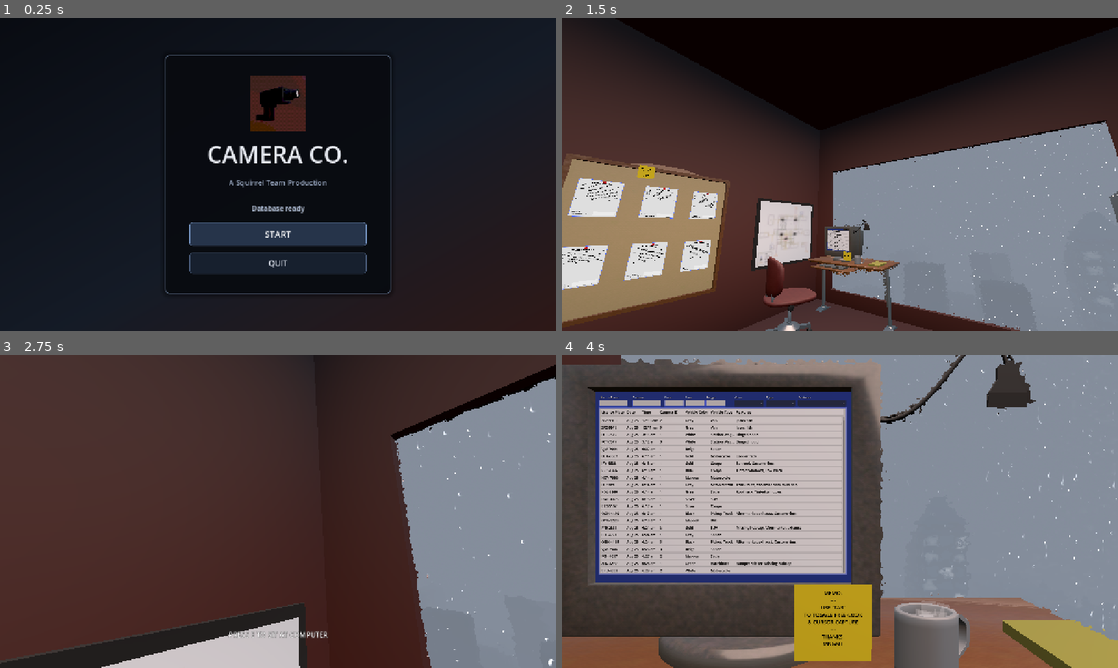
Above: before the commit, frames 1-4 (two rows, left to right).
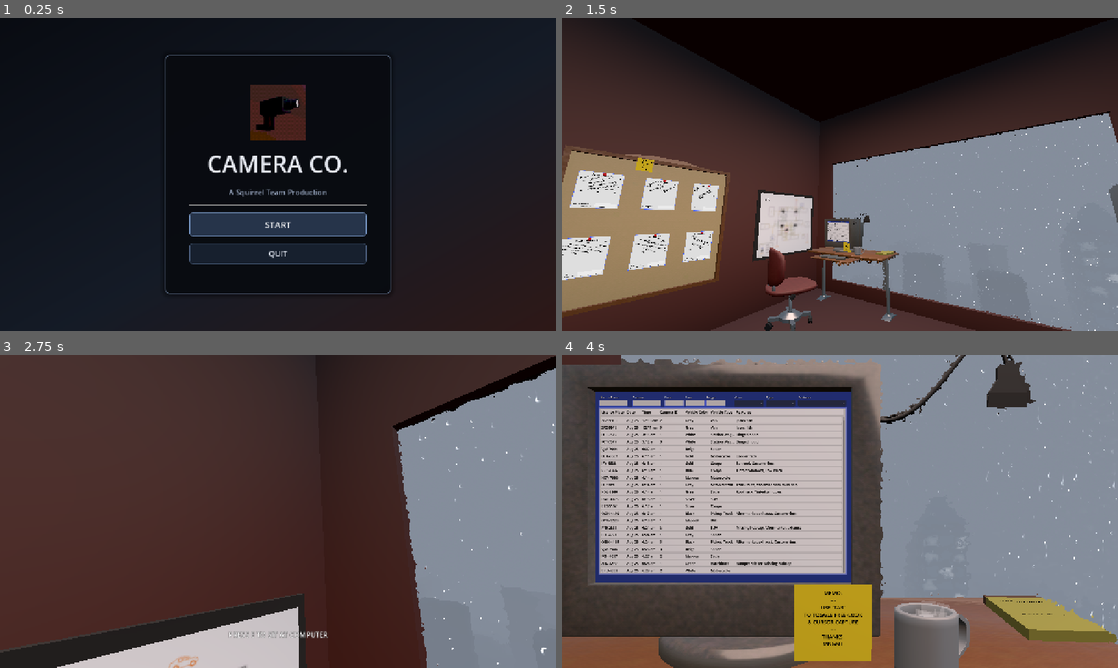
Above: after the commit, the same moments.

Repository: Ciph3rzer0/brackeys-2026.2-trust-no-one
Game: Godot game, scene res://ui/StartMenu.tscn
Two runs of this game, one before a commit and one after it. Both use one fixed random seed, a clock stepped at 60 frames per second and the inputs below.
Inputs (mouse positions are in pixels of both pictures, inside the frame that each line leads up to):
- Up to frame 1 (0.25 s): no input
- Up to frame 2 (1.5 s): click "START" at 0.5 s; tap Enter at 1.25 s; move the mouse to (867, 174) at 1.27 s; hold W (pc_forward) from 1.28 s (still down); hold E (pc_interact) from 1.28 s (still down); click (867, 174) at 1.42 s
- Up to frame 3 (2.75 s): keep holding W (pc_forward); tap Space at 1.52, 2.27 s; move the mouse to (250, 511) at 2.02 s; release E (pc_interact) at 2.03 s; tap E (pc_interact) at 2.1 s; click (250, 511) at 2.17 s
- Up to frame 4 (4 s): tap E (pc_interact) at 2.75, 3.05 s; move the mouse to (851, 505) at 2.77 s; hold Ctrl 2.78-3.5 s; click (851, 505) at 2.92 s; release W (pc_forward) at 3.5 s; drag from (812, 574) to (673, 464) at 3.52 s

The runs differ from the first frame. In frame 1, 6.6% of the frame differs, in the area x 34-66%, y 18-82%; in frame 2, 13%, in the area x 0-100%, y 26-100%; in frame 3, 5.2%; in frame 4, 3.2%.

Commit message:
author credits

Diff:
--- a/autoloads/quest_system.gd
+++ b/autoloads/quest_system.gd
@@ -37,7 +37,11 @@
 	case_statistics_changed.emit(resolved_cases, lawsuit_cases)
 
 
-func register_report(report: CrimeReport3D) -> void:
+func reserve_cases(amount: int) -> void:
+	total_cases += maxi(0, amount)
+
+
+func register_report(report: CrimeReport3D, count_as_new_case := true) -> void:
 	if !is_instance_valid(report):
 		return
 
@@ -46,7 +50,8 @@
 		return
 
 	_report_states[report_id] = REPORT_OPEN
-	total_cases += 1
+	if count_as_new_case:
+		total_cases += 1
 
 
 func mark_report_binned(report: CrimeReport3D) -> void:
--- a/scenes/case_stats_display_3d.tscn
+++ b/scenes/case_stats_display_3d.tscn
@@ -1,6 +1,6 @@
-[gd_scene load_steps=4 format=3]
+[gd_scene format=3 uid="uid://0c1s8aps4srg"]
 
-[ext_resource type="Script" path="res://scripts/case_stats_display_3d.gd" id="1_stats_script"]
+[ext_resource type="Script" uid="uid://by77s0uuom12c" path="res://scripts/case_stats_display_3d.gd" id="1_stats_script"]
 
 [sub_resource type="StandardMaterial3D" id="StandardMaterial3D_card"]
 shading_mode = 0
@@ -10,21 +10,21 @@
 material = SubResource("StandardMaterial3D_card")
 size = Vector2(2.3, 1.15)
 
-[node name="CaseStatsDisplay3D" type="Node3D"]
+[node name="CaseStatsDisplay3D" type="Node3D" unique_id=2049659646]
 script = ExtResource("1_stats_script")
 
-[node name="Plane" type="MeshInstance3D" parent="."]
+[node name="Plane" type="MeshInstance3D" parent="." unique_id=1495769447]
 mesh = SubResource("QuadMesh_card")
 
-[node name="StatsLabel" type="Label3D" parent="."]
-position = Vector3(0, 0, 0.006)
+[node name="StatsLabel" type="Label3D" parent="." unique_id=521055477]
+transform = Transform3D(1.6942799, 0, 0, 0, 1.6942799, 0, 0, 0, 1.6942799, -0.841431, 0, 0.006)
+pixel_size = 0.0025
 modulate = Color(0.06, 0.055, 0.045, 1)
 text = "Resolved cases: 0
 Unresolved cases: 0
 Trash bin cases: 0
 Cases resulting in lawsuits: 0"
-pixel_size = 0.0025
 font_size = 30
 outline_size = 0
+horizontal_alignment = 0
 width = 820.0
-horizontal_alignment = 0
--- a/scenes/corkboard.tscn
+++ b/scenes/corkboard.tscn
@@ -28,7 +28,7 @@
 transform = Transform3D(1, 0, 0, 0, 1, 0, 0, 0, 1, 0.06466091, -0.07382575, -0.2173571)
 
 [node name="memo" type="MeshInstance3D" parent="corkboard2" unique_id=1757999416]
-transform = Transform3D(-0.0025691744, -0.091785185, 0, 0.091785185, -0.0025691744, 0, 0, 0, 0.091821134, -0.0890159, 1.303595, -0.47683355)
+transform = Transform3D(-0.0025691744, -0.091785185, 0, 0.091785185, -0.0025691744, 0, 0, 0, 0.091821134, -0.010012686, 1.303595, -0.47683355)
 mesh = SubResource("PlaneMesh_iwwb2")
 
 [node name="Label3D" type="Label3D" parent="corkboard2/memo" unique_id=512820567]
--- a/scenes/office.tscn
+++ b/scenes/office.tscn
@@ -12,7 +12,6 @@
 [ext_resource type="PackedScene" uid="uid://c8wp7jb7ymwmc" path="res://scenes/report_clamp.tscn" id="10_6hbky"]
 [ext_resource type="PackedScene" uid="uid://bxc4ceq66ael3" path="res://scenes/player.tscn" id="10_gnmmx"]
 [ext_resource type="PackedScene" uid="uid://cu5og6niixvj7" path="res://assets/models/office/door.glb" id="12_wruke"]
-[ext_resource type="PackedScene" uid="uid://bosjilrctrsn7" path="res://assets/models/office/gooseneckTablet.glb" id="13_wruke"]
 [ext_resource type="Shader" uid="uid://clgq4liepl864" path="res://assets/shaders/city.gdshader" id="15_jp1e5"]
 [ext_resource type="PackedScene" uid="uid://cc4ldgg13mc2w" path="res://scenes/corkboard.tscn" id="16_07d2k"]
 [ext_resource type="PackedScene" uid="uid://b085wqdb2gvpt" path="res://scenes/coffeeCup.tscn" id="16_gnmmx"]
@@ -61,6 +60,12 @@
 
 [sub_resource type="BoxMesh" id="BoxMesh_3u7yi"]
 material = SubResource("StandardMaterial3D_eet0l")
+
+[sub_resource type="StandardMaterial3D" id="StandardMaterial3D_42gc7"]
+albedo_color = Color(0.260093, 0.1424042, 0.038405187, 1)
+
+[sub_resource type="BoxMesh" id="BoxMesh_gf52q"]
+material = SubResource("StandardMaterial3D_42gc7")
 
 [sub_resource type="WorldBoundaryShape3D" id="WorldBoundaryShape3D_6hbky"]
 
@@ -133,8 +138,8 @@
 ambient_light_color = Color(0.90408707, 0.92056644, 0.9382726, 1)
 
 [sub_resource type="CapsuleShape3D" id="CapsuleShape3D_142py"]
-radius = 1.1865234
-height = 2.3730469
+radius = 1.1386719
+height = 2.2773438
 
 [node name="Office" type="Node3D" unique_id=2119133953]
 
@@ -143,7 +148,7 @@
 viewports = [NodePath("../ComputerScreenRenders/ComputerMonitor"), NodePath("../ComputerScreenRenders/MapGrid")]
 
 [node name="CaseStatsDisplay3D" parent="." unique_id=1890288023 instance=ExtResource("35_case_stats")]
-transform = Transform3D(1, 0, 0, 0, 1, 0, 0, 0, 1, 0, 4.6, -5.68)
+transform = Transform3D(0.99999994, 0, 5.9604645e-08, 0, 1, 0, -5.9604645e-08, 0, 0.99999994, -0.8286164, 6.424229, -5.718283)
 
 [node name="Rain" type="AudioStreamPlayer3D" parent="." unique_id=105857967]
 transform = Transform3D(1, 0, 0, 0, 1, 0, 0, 0, 1, 1.1283921, 1.0637031, 6.396698)
@@ -197,13 +202,17 @@
 bus = &"SFX"
 
 [node name="rulesSwitch" type="StaticBody3D" parent="." unique_id=13043266 groups=["Interactable"]]
-transform = Transform3D(1, 0, 0, 0, -7.46891e-08, -0.48076597, 0, 1.7086873, -2.1014946e-08, 2.5252595, 1.9391849, 2.2375653)
+transform = Transform3D(0.99570346, -0.15822184, 1.9459496e-09, -4.5741717e-16, -7.468908e-08, -0.48076594, 0.0925985, 1.7013456, -2.092465e-08, 2.442842, 1.9391851, 2.652288)
 script = ExtResource("33_rules_switch")
 
 [node name="SwitchMesh" type="MeshInstance3D" parent="rulesSwitch" unique_id=704972217]
 transform = Transform3D(0.32175153, 0, 0, 0, 0.32175153, 0, 0, 0, 0.09760539, 0, 0, 0)
 mesh = SubResource("BoxMesh_3u7yi")
 
+[node name="SwitchMesh2" type="MeshInstance3D" parent="rulesSwitch" unique_id=208329805]
+transform = Transform3D(0.32175153, 0, 0, 0, 0.027694345, -1.2212453e-15, 0, -4.8849813e-15, 0.09760529, 0, 0.1723988, 0)
+mesh = SubResource("BoxMesh_gf52q")
+
 [node name="CollisionShape3D" type="CollisionShape3D" parent="rulesSwitch" unique_id=1139067553]
 transform = Transform3D(1, 0, 0, 0, 1, -7.1054274e-15, 0, -4.8174797e-12, 0.9999992, -0.00013542175, 0.00164783, -9.536743e-07)
 shape = SubResource("BoxShape3D_1k86j")
@@ -212,11 +221,26 @@
 stream = ExtResource("19_light_click")
 bus = &"SFX"
 
+[node name="Label3D2" type="Label3D" parent="rulesSwitch" unique_id=2143828840]
+transform = Transform3D(-0.28350106, 2.8511504e-10, 2.4473824e-08, -1.8606883e-10, 0.16585258, -0.0046424028, -4.946514e-08, -0.016499527, -0.5894558, -0.006795168, 0.110640526, -0.050442696)
+modulate = Color(0, 0, 0, 1)
+text = "FIRST DAY NOTES"
+font_size = 20
+outline_size = 0
+uppercase = true
+
+[node name="Label3D3" type="Label3D" parent="rulesSwitch" unique_id=235724635]
+transform = Transform3D(-0.28350106, 2.8511504e-10, 2.4473826e-08, -1.8606883e-10, 0.16585258, -0.0046424028, -4.946514e-08, -0.016499527, -0.5894558, -0.006795168, -0.026447892, -0.050442696)
+modulate = Color(0, 0, 0, 1)
+text = "(press e to interact)"
+font_size = 15
+outline_size = 0
+
 [node name="AudioOptionsMenu" parent="." unique_id=1103850070 instance=ExtResource("20_options_menu")]
 
 [node name="TownRulesMenu" parent="." unique_id=83520681 instance=ExtResource("32_rules_menu")]
 
-[node name="EndScreen" parent="." instance=ExtResource("36_end_screen")]
+[node name="EndScreen" parent="." unique_id=1812083484 instance=ExtResource("36_end_screen")]
 
 [node name="roomLight" type="AreaLight3D" parent="." unique_id=378018363]
 transform = Transform3D(1, 0, 0, 0, -4.371139e-08, 1, 0, -1, -4.371139e-08, 1.060077, 7.32155, -0.91183126)
@@ -255,10 +279,6 @@
 
 [node name="computerAccessories" type="Node3D" parent="work area" unique_id=965257853]
 
-[node name="gooseneckTablet" parent="work area/computerAccessories" unique_id=963414952 instance=ExtResource("13_wruke")]
-transform = Transform3D(0.71113247, 0, 0, 0, 0.71113247, 0, 0, 0, 0.71113247, -0.5220237, 1.5172298, 5.100081)
-visible = false
-
 [node name="computer" parent="work area/computerAccessories" unique_id=1636787968 instance=ExtResource("7_in4ui")]
 transform = Transform3D(0.98372215, 0, 0, 0, 0.98372215, 0, 0, 0, 0.98372215, -0.6602156, 1.0361305, 5.2592254)
 
@@ -4186,7 +4206,7 @@
 interaction_text = "press e to sit at computer"
 
 [node name="CollisionShape3D" type="CollisionShape3D" parent="Gameplay/Chair Interaction" unique_id=1177674249]
-transform = Transform3D(1.0000001, 0, -5.9604627e-08, 0, 1.0000159, 0, 5.9604627e-08, 0, 1.0000001, 0.72741795, 0.96093524, 0.43940043)
+transform = Transform3D(1.0000001, 0, -5.9604623e-08, 0, 1.0000159, 0, 5.9604623e-08, 0, 1.0000001, 0.72741795, 0.91308296, 0.43940037)
 shape = SubResource("CapsuleShape3D_142py")
 
 [node name="SubmitQuest" type="Node3D" parent="Gameplay" unique_id=1509242997]
--- a/scenes/report_trash_bin.tscn
+++ b/scenes/report_trash_bin.tscn
@@ -73,9 +73,8 @@
 
 [node name="Label3D" type="Label3D" parent="." unique_id=1507883431]
 transform = Transform3D(1, 0, 0, 0, 1, 0, 0, 0, 1, 0, 0.36, 0.555)
-modulate = Color(0.82084614, 0.43754703, 0.34158728, 1)
-text = "REPORT
-STORAGE"
+modulate = Color(0.51475984, 0.23988795, 0.16956273, 1)
+text = "trash"
 font_size = 24
 outline_size = 0
 
--- a/scenes/wallmap.tscn
+++ b/scenes/wallmap.tscn
@@ -24,3 +24,20 @@
 transform = Transform3D(1.168749, 0, 0, 0, 1, 0, 0, 0, 1, 0, 0.038036466, 0)
 material_override = SubResource("StandardMaterial3D_pfj6u")
 mesh = SubResource("PlaneMesh_h45xw")
+
+[node name="Label3D" type="Label3D" parent="backpanel/map" unique_id=1225283718]
+transform = Transform3D(0.27175555, 0, 0, 0, -1.38833505e-08, 0.31761402, 0, -0.31761402, -1.38833505e-08, -0.7907339, 0.0020822603, -0.83724344)
+text = "N
+"
+
+[node name="Label3D4" type="Label3D" parent="backpanel/map" unique_id=456813770]
+transform = Transform3D(0.27175555, 0, 0, 0, -1.38833505e-08, 0.31761402, 0, -0.31761402, -1.38833505e-08, -0.7907339, 0.002082264, -0.7229536)
+text = "S"
+
+[node name="Label3D2" type="Label3D" parent="backpanel/map" unique_id=1958129158]
+transform = Transform3D(0.27175555, 0, 0, 0, -1.38833505e-08, 0.31761402, 0, -0.31761402, -1.38833505e-08, -0.7417224, 0.0020822622, -0.7747533)
+text = "E"
+
+[node name="Label3D3" type="Label3D" parent="backpanel/map" unique_id=1748036624]
+transform = Transform3D(0.27175555, 0, 0, 0, -1.38833505e-08, 0.31761402, 0, -0.31761402, -1.38833505e-08, -0.8417423, 0.0020822622, -0.7747533)
+text = "W"
--- a/scripts/case_stats_display_3d.gd
+++ b/scripts/case_stats_display_3d.gd
@@ -6,17 +6,11 @@
 
 
 func _process(_delta: float) -> void:
-	var unresolved_cases := 0
-	var trash_bin_cases := 0
-
-	for node in get_tree().get_nodes_in_group("CrimeReport"):
-		var report := node as CrimeReport3D
-		if !is_instance_valid(report) or report.is_queued_for_deletion():
-			continue
-
-		unresolved_cases += 1
-		if report.current_holder and report.current_holder.is_in_group("ReportTrashBin"):
-			trash_bin_cases += 1
+	var unresolved_cases := maxi(
+		0,
+		QuestSystem.total_cases - QuestSystem.resolved_cases
+	)
+	var trash_bin_cases := QuestSystem.binned_cases
 
 	var counts := Vector4i(
 		QuestSystem.resolved_cases,
--- a/scripts/corkboard.gd
+++ b/scripts/corkboard.gd
@@ -2,6 +2,7 @@
 extends ReportHolder3D
 
 @export var report_scene: PackedScene = preload("res://scenes/crime_report_3d.tscn")
+@export_range(0.0, 600.0, 1.0, "or_greater") var refill_delay_seconds := 60.0
 @export var initial_report_quests: Array[Quest] = [
 	preload("res://scripts/quests/haircut-robbery.tres"),
 	preload("res://scripts/quests/late-nighter.tres"),
@@ -17,9 +18,16 @@
 	preload("res://scripts/quests/another-speedster.tres")
 	]
 
+var _queued_reports: Array[Dictionary] = []
+var _slot_refill_generations := {}
+
+
 func _ready() -> void:
+	report_placed.connect(_on_report_placed)
+	report_removed.connect(_on_report_removed)
 	for initial_quest in initial_report_quests:
 		spawn_report(initial_quest)
+
 
 func spawn_report(quest_override: Quest = null, scene_override: PackedScene = null) -> CrimeReport3D:
 	var scene_to_spawn := scene_override if scene_override else report_scene
@@ -27,6 +35,34 @@
 		push_warning("Cannot pin a crime report: no report scene is configured.")
 		return null
 
+	var open_slot := get_first_open_slot()
+	if !open_slot:
+		_queue_report(quest_override, scene_to_spawn)
+		return null
+
+	return _spawn_report_in_slot(
+		quest_override,
+		scene_to_spawn,
+		open_slot,
+		true
+	)
+
+
+func get_queued_report_count() -> int:
+	return _queued_reports.size()
+
+
+func _queue_report(quest: Quest, scene: PackedScene) -> void:
+	_queued_reports.append({"quest": quest, "scene": scene})
+	QuestSystem.reserve_cases(1)
+
+
+func _spawn_report_in_slot(
+	quest_override: Quest,
+	scene_to_spawn: PackedScene,
+	slot: Node3D,
+	count_as_new_case: bool
+) -> CrimeReport3D:
 	var report := scene_to_spawn.instantiate() as CrimeReport3D
 	if !report:
 		push_warning("The configured report scene must have a CrimeReport3D root.")
@@ -36,9 +72,51 @@
 		report.quest = quest_override
 	add_child(report)
 
-	if !place_report(report):
+	if !place_report_in_slot(report, slot):
 		report.queue_free()
 		return null
 
-	QuestSystem.register_report(report)
+	QuestSystem.register_report(report, count_as_new_case)
 	return report
+
+
+func _on_report_placed(_report: CrimeReport3D, slot: Node3D) -> void:
+	var slot_id := slot.get_instance_id()
+	_slot_refill_generations[slot_id] = int(_slot_refill_generations.get(slot_id, 0)) + 1
+
+
+func _on_report_removed(report: CrimeReport3D) -> void:
+	if _queued_reports.is_empty():
+		return
+
+	var emptied_slot := report.get_parent() as Node3D
+	var slot_container := get_node_or_null(slot_container_path)
+	if !emptied_slot or emptied_slot.get_parent() != slot_container:
+		return
+
+	var slot_id := emptied_slot.get_instance_id()
+	var generation := int(_slot_refill_generations.get(slot_id, 0)) + 1
+	_slot_refill_generations[slot_id] = generation
+	_refill_slot_after_delay(emptied_slot, generation)
+
+
+func _refill_slot_after_delay(slot: Node3D, generation: int) -> void:
+	await get_tree().create_timer(refill_delay_seconds, false).timeout
+	if !is_instance_valid(slot) or _queued_reports.is_empty():
+		return
+
+	var slot_id := slot.get_instance_id()
+	if int(_slot_refill_generations.get(slot_id, 0)) != generation:
+		return
+	if get_report_in_slot(slot) != null:
+		return
+
+	var queued_report: Dictionary = _queued_reports.pop_front()
+	var spawned_report := _spawn_report_in_slot(
+		queued_report.get("quest") as Quest,
+		queued_report.get("scene") as PackedScene,
+		slot,
+		false
+	)
+	if !spawned_report:
+		_queued_reports.push_front(queued_report)
--- a/scripts/fax_machine.gd
+++ b/scripts/fax_machine.gd
@@ -6,7 +6,7 @@
 		if !rejection_reason.is_empty():
 			return rejection_reason
 		return "press e to fax report"
-	return "fax completed reports here"
+	return ""
 
 func interact(player: Player = null) -> void:
 	if !player:
--- a/scripts/quests/stalker.tres
+++ b/scripts/quests/stalker.tres
@@ -6,5 +6,5 @@
 script = ExtResource("1_gjmgh")
 correct_plate = "KDL-2846"
 incident = "Stalker"
-details = "We got report of an Alex Forrest creeping on one of our poor citizens, apparently stepping right on their heels for several days now.  Alex Forrest...you know, from Fatal Attraction?  The crazy stalker?  Anyway, the victim's plates are HQY-7996"
+details = "We got report of an Alex Forrest creeping on one of our poor citizens, apparently staying a step behind them non-stop for several days now.  Alex Forrest...you know, from Fatal Attraction?  The crazy stalker?  Anyway, the victim's plates are HQY-7996"
 metadata/_custom_type_script = "uid://dy022jdobl3k8"
--- a/scripts/report_holder_3d.gd
+++ b/scripts/report_holder_3d.gd
@@ -41,21 +41,30 @@
 		player.place_held_report(self)
 
 func place_report(report: CrimeReport3D) -> bool:
-	if !report:
+	var open_slot := get_first_open_slot()
+	if !open_slot:
+		return false
+	return place_report_in_slot(report, open_slot)
+
+
+func place_report_in_slot(report: CrimeReport3D, slot: Node3D) -> bool:
+	if !report or !slot:
 		return false
 
-	var open_slot := get_first_open_slot()
-	if !open_slot:
+	var slot_container := get_node_or_null(slot_container_path)
+	if !slot_container or slot.get_parent() != slot_container:
+		return false
+	if get_report_in_slot(slot) != null:
 		return false
 
 	if report.current_holder and report.current_holder != self:
 		report.current_holder.remove_report(report)
 
-	report.reparent(open_slot, false)
-	report.global_transform = open_slot.global_transform.orthonormalized()
+	report.reparent(slot, false)
+	report.global_transform = slot.global_transform.orthonormalized()
 	report.current_holder = self
 	report.set_held(false)
-	report_placed.emit(report, open_slot)
+	report_placed.emit(report, slot)
 	return true
 
 func remove_report(report: CrimeReport3D) -> void:
--- a/scripts/report_trash_bin.gd
+++ b/scripts/report_trash_bin.gd
@@ -1,4 +1,6 @@
 extends ReportHolder3D
+
+var _report_stack: Array[CrimeReport3D] = []
 
 
 func _ready() -> void:
@@ -6,13 +8,53 @@
 	report_removed.connect(_on_report_removed)
 
 
-func get_interaction_text(_player: Player) -> String:
-	return "press e to place report in trash bin"
+func can_interact(player: Player) -> bool:
+	if !player:
+		return false
+	if player.has_held_report():
+		return can_accept_report()
+	return _get_most_recent_report() != null
+
+
+func get_interaction_text(player: Player) -> String:
+	if player and player.has_held_report():
+		return "press e to place report"
+	return "press e to take report"
+
+
+func interact(player: Player = null) -> void:
+	if !player:
+		player = GameManager.player
+	if !player:
+		return
+
+	if player.has_held_report():
+		player.place_held_report(self)
+		return
+
+	var report := _get_most_recent_report()
+	if report:
+		player.pick_up_report(report)
 
 
 func _on_report_placed(report: CrimeReport3D, _slot: Node3D) -> void:
+	_report_stack.erase(report)
+	_report_stack.append(report)
+	# Let the bin receive the interaction ray instead of buried reports.
+	report.collision_layer = 0
+	report.collision_mask = 0
 	QuestSystem.mark_report_binned(report)
 
 
 func _on_report_removed(report: CrimeReport3D) -> void:
+	_report_stack.erase(report)
 	QuestSystem.mark_report_removed_from_bin(report)
+
+
+func _get_most_recent_report() -> CrimeReport3D:
+	while !_report_stack.is_empty():
+		var report: CrimeReport3D = _report_stack.back()
+		if is_instance_valid(report) and report.current_holder == self:
+			return report
+		_report_stack.pop_back()
+	return null
--- a/ui/StartMenu.tscn
+++ b/ui/StartMenu.tscn
@@ -163,8 +163,9 @@
 [node name="Separator" type="HSeparator" parent="CenterContainer/MenuPanel/MarginContainer/Content" unique_id=2041255290]
 layout_mode = 2
 
-[node name="StatusLabel" type="Label" parent="CenterContainer/MenuPanel/MarginContainer/Content"]
+[node name="StatusLabel" type="Label" parent="CenterContainer/MenuPanel/MarginContainer/Content" unique_id=1489842202]
 unique_name_in_owner = true
+visible = false
 custom_minimum_size = Vector2(0, 28)
 layout_mode = 2
 theme_override_colors/font_color = Color(0.66, 0.72, 0.82, 1)
--- a/ui/end_screen.gd
+++ b/ui/end_screen.gd
@@ -10,6 +10,9 @@
 
 
 func _ready() -> void:
+	# Keep the overlay visible in the 2D editor for layout work, but hidden
+	# during gameplay until every case has been completed.
+	overlay.hide()
 	QuestSystem.all_cases_completed.connect(_on_all_cases_completed)
 
 
--- a/ui/end_screen.tscn
+++ b/ui/end_screen.tscn
@@ -18,6 +18,22 @@
 
 [sub_resource type="StyleBoxFlat" id="StyleBoxFlat_separator"]
 bg_color = Color(0.3, 0.36, 0.46, 1)
+
+[sub_resource type="StyleBoxFlat" id="StyleBoxFlat_credits"]
+content_margin_left = 18.0
+content_margin_top = 10.0
+content_margin_right = 18.0
+content_margin_bottom = 10.0
+bg_color = Color(0.055, 0.07, 0.1, 0.9)
+border_width_left = 1
+border_width_top = 1
+border_width_right = 1
+border_width_bottom = 1
+border_color = Color(0.24, 0.3, 0.4, 1)
+corner_radius_top_left = 6
+corner_radius_top_right = 6
+corner_radius_bottom_right = 6
+corner_radius_bottom_left = 6
 
 [sub_resource type="StyleBoxFlat" id="StyleBoxFlat_button"]
 bg_color = Color(0.09, 0.125, 0.18, 1)
@@ -64,7 +80,6 @@
 
 [node name="Overlay" type="Control" parent="." unique_id=443743660]
 unique_name_in_owner = true
-visible = false
 layout_mode = 3
 anchors_preset = 15
 anchor_right = 1.0
@@ -106,6 +121,7 @@
 theme_override_constants/separation = 18
 
 [node name="Eyebrow" type="Label" parent="Overlay/CenterContainer/Panel/Margin/Content" unique_id=1443918394]
+visible = false
 layout_mode = 2
 theme_override_colors/font_color = Color(0.62, 0.68, 0.78, 1)
 theme_override_font_sizes/font_size = 17
@@ -115,6 +131,7 @@
 [node name="ResultLabel" type="Label" parent="Overlay/CenterContainer/Panel/Margin/Content" unique_id=439206416]
 unique_name_in_owner = true
 layout_mode = 2
+theme_override_colors/font_color = Color(0.34821007, 0.69639695, 0.773794, 1)
 theme_override_font_sizes/font_size = 48
 text = "Great job!"
 horizontal_alignment = 1
@@ -145,6 +162,20 @@
 vertical_alignment = 1
 autowrap_mode = 2
 
+[node name="CreditsBox" type="PanelContainer" parent="Overlay/CenterContainer/Panel/Margin/Content" unique_id=1403594258]
+custom_minimum_size = Vector2(0, 72)
+layout_mode = 2
+theme_override_styles/panel = SubResource("StyleBoxFlat_credits")
+
+[node name="CreditsText" type="Label" parent="Overlay/CenterContainer/Panel/Margin/Content/CreditsBox" unique_id=2136885042]
+layout_mode = 2
+theme_override_colors/font_color = Color(0.68, 0.73, 0.82, 1)
+theme_override_font_sizes/font_size = 16
+text = "CREATED BY
+Ciph3rzer0    •    akatona"
+horizontal_alignment = 1
+vertical_alignment = 1
+
 [node name="PlayAgainButton" type="Button" parent="Overlay/CenterContainer/Panel/Margin/Content" unique_id=179481719]
 unique_name_in_owner = true
 custom_minimum_size = Vector2(0, 56)
--- a/ui/town_rules_menu.tscn
+++ b/ui/town_rules_menu.tscn
@@ -92,7 +92,7 @@
 
 The cops in this town are a bit dim, so some of the reports they submit won't take a genius to resolve.  Just use the c …(416 unchanged characters)…
 
-We are, of course, not financially liable for how they act on that information. And you are also free to fax the reports back without a guess to kill the case when you just don't like it.  But, like I alluded to earlier, I don …(76 unchanged characters)…
+We are, of course, not financially liable for how they act on that information. And you are also free to store reports in the trash box on the floor when you are stumped.  But, like I alluded to earlier, I don …(76 unchanged characters)…
 
 Impress me and we'll talk about your career prospects going forward."
 autowrap_mode = 2
Not shown: 1 places in scenes/office.tscn that only renumber resources
